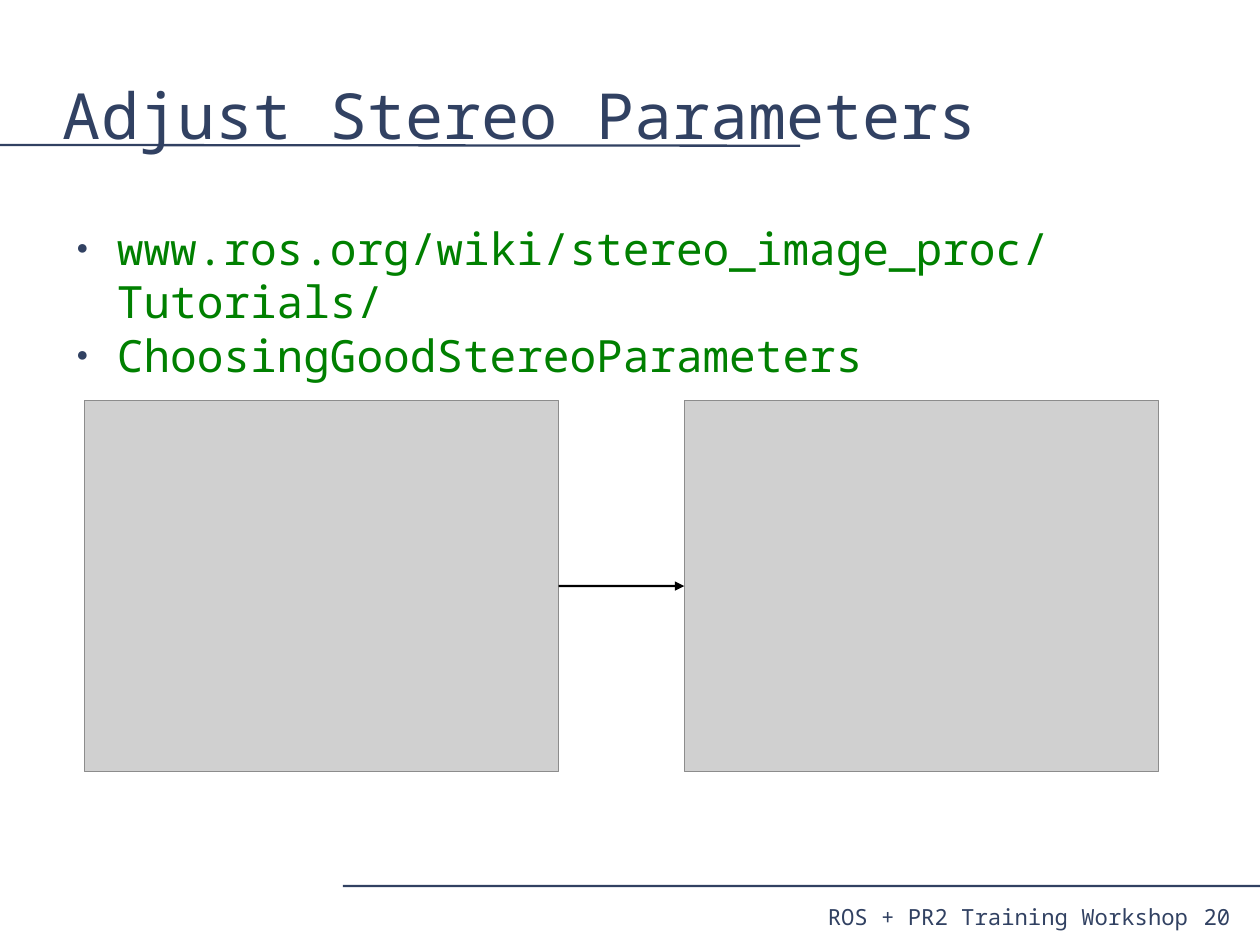
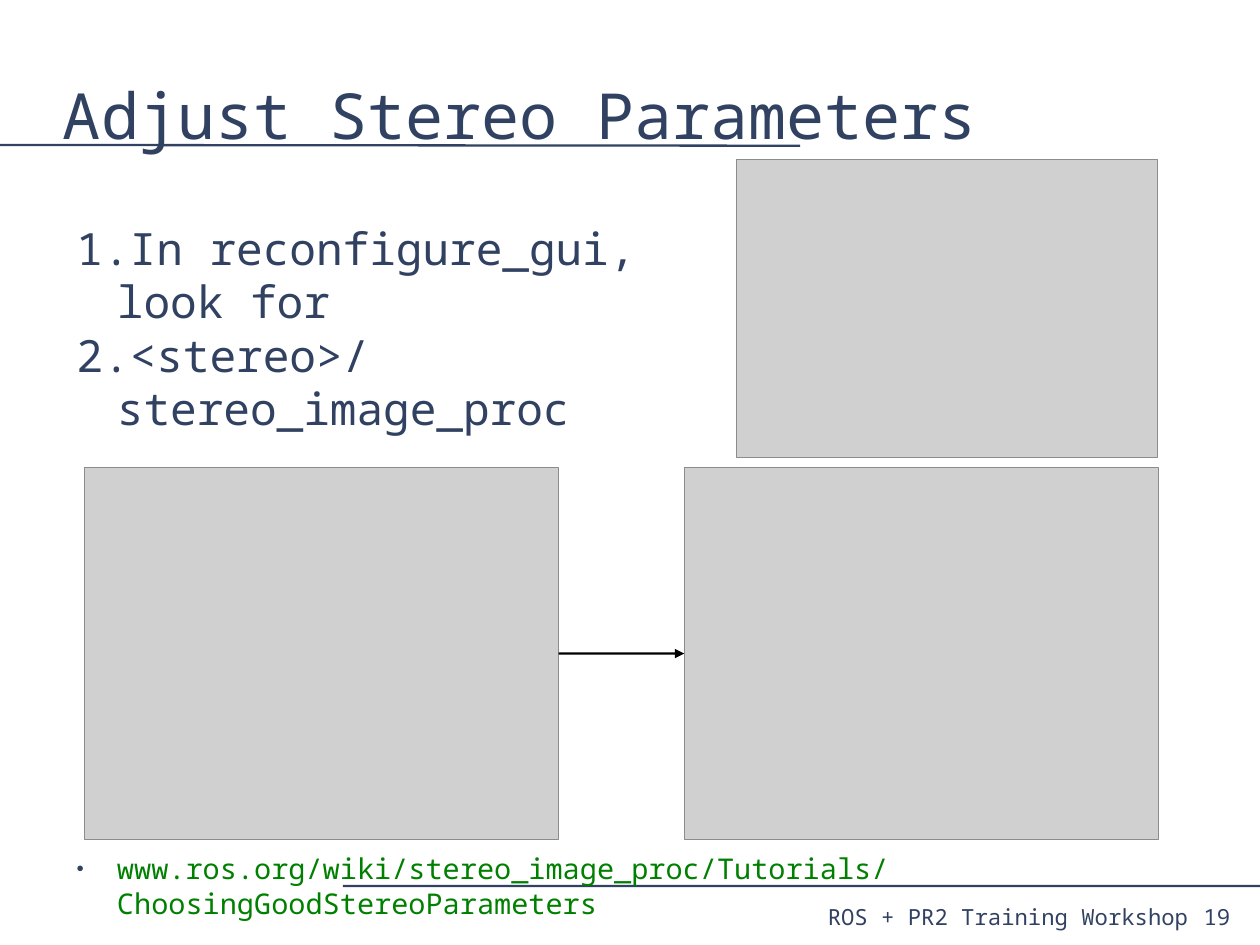
Before and after one commit to PR2/pr2_docs, a slide deck: slide 19 of pr2_training_workshop/processing_camera_data/slides.odp (slide 20 before the commit). Drawn at 1260x945 pixels with LibreOffice and Linux fonts; fonts in the diff are those of the drawing; grey boxes stand for pictures. Boxes give left, top, right and bottom in pixels: in the first picture for what was removed or moved away, otherwise in the second. Text is boxed around its words. In the diff, an @@ line names an element or a change of style, - is before the commit and + after.

Commit message:
processing_camera_data: Further reorganization. Expanded outlines to include entire talk. More on logging. Moved dynamic_reconfigure slides to relevant sections.

```diff
--- a/pr2_training_workshop/processing_camera_data/slides.odp
+++ b/pr2_training_workshop/processing_camera_data/slides.odp
@@ picture added at [737,160,1158,457] @@
@@ text added at [76,231,636,436], 28 pt, text #314162 @@
+1. In reconfigure_gui, look for
+2. <stereo>/stereo_image_proc
@@ picture: place and size @@
-picture at [85,400,559,772]
+picture at [85,468,559,839]
@@ picture: place and size @@
-picture at [685,400,1159,772]
+picture at [685,468,1159,839]
@@ curved arrow moved from (559, 587) - (685, 587) to (559, 654) - (685, 654) @@
@@ text at [117,857,888,921]: text changed; size 28 to 18 pt @@
-● www.ros.org/wiki/stereo_image_proc/Tutorials/
-● ChoosingGoodStereoParameters
+● www.ros.org/wiki/stereo_image_proc/Tutorials/ChoosingGoodStereoParameters
@@ page number at [1204,909,1231,926]: text changed @@
-20
+19
```
Also in this commit, not shown: 7 other slides changed, 4 slides added.
